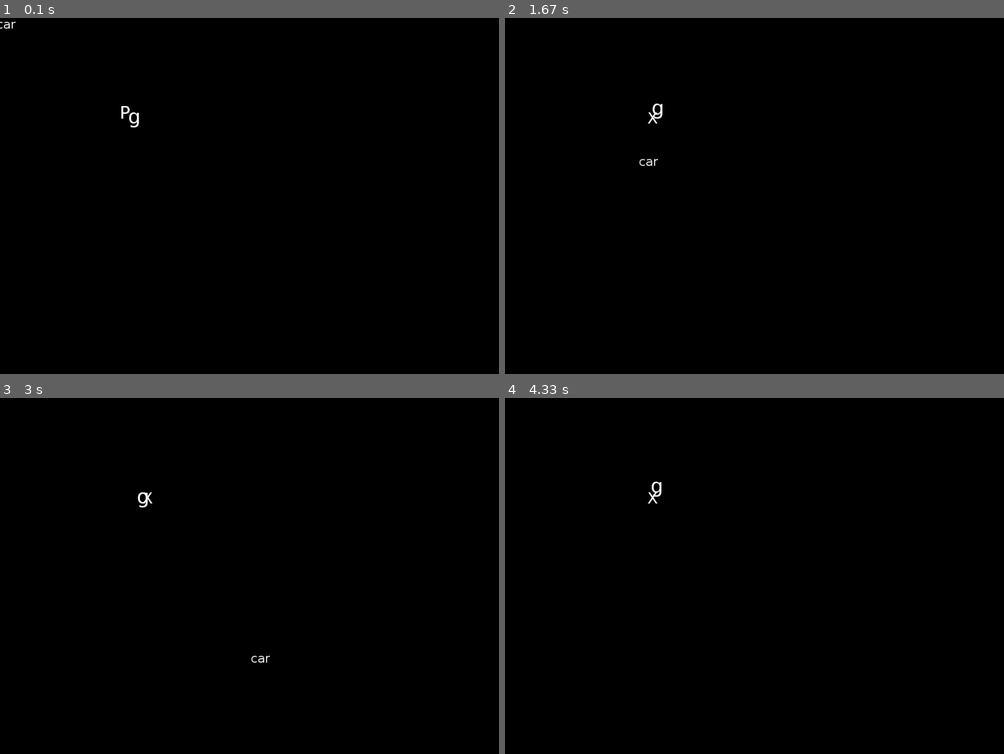
Above: before the commit, frames 1-4 (two rows, left to right).
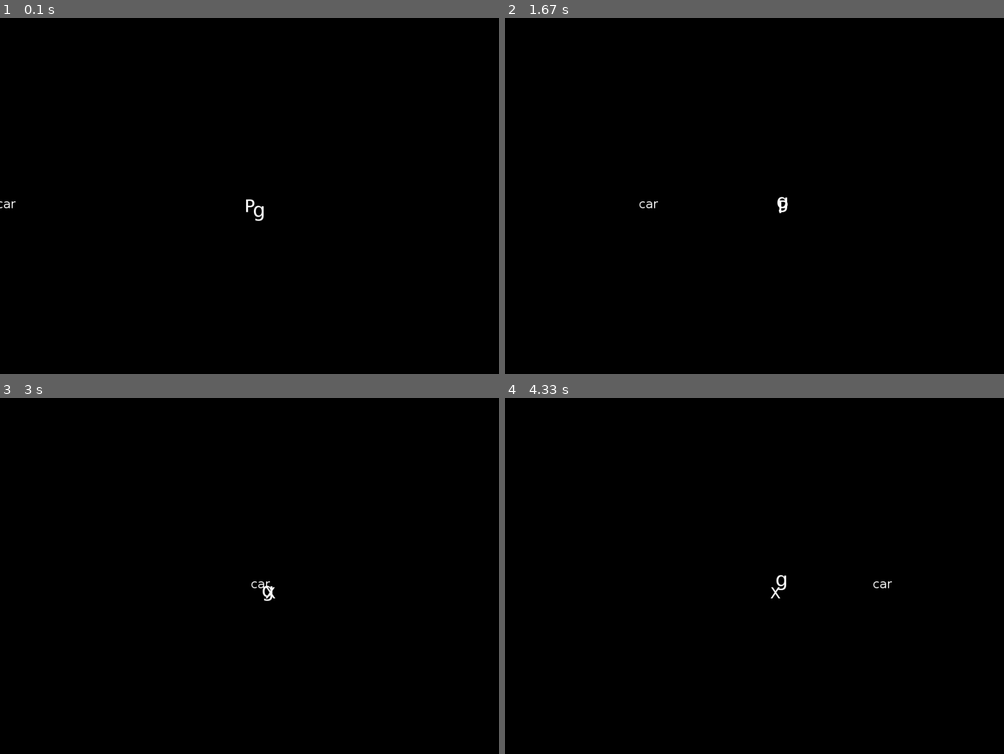
Above: after the commit, the same moments.

Repository: DanielKinsman/ghost-safety-squad-tigjamau
Game: pygame game, started from game.py
Same seed, same stepped clock (60 frames per second), same inputs: the game is played once before the commit and once after it. The source is Python 2; it was converted automatically to run under Python 3.
Inputs:
- Up to frame 1 (0.1 s): no input
- Up to frame 2 (1.67 s): tap Space at 0.33, 0.73, 1.03, 1.23, 1.57 s; hold D 0.67-1.13 s; hold W 1.17-1.47 s; hold D from 1.5 s (still down)
- Up to frame 3 (3 s): tap Space at 1.87, 2.07, 2.37, 2.63, 2.97 s; release D at 1.97 s; hold A 2-2.53 s; hold S 2.57-2.87 s; hold A from 2.9 s (still down)
- Up to frame 4 (4.33 s): tap Space at 3.27, 3.4, 3.8, 4.1 s; release A at 3.3 s; hold W 3.33-3.7 s; hold D from 3.73 s (still down)

The runs differ from the first frame. In frame 1, 0.2% of the frame differs, in the area x 0-53%, y 1-58%; in frame 2, 0.2%; in frame 3, 0.2%; in frame 4, 0.2%.

Commit message:
car goes left to right, not diagonally

Diff:
--- a/game.py
+++ b/game.py
@@ -89,11 +89,11 @@
     car = None
 
     player = Player('images/player.png')
-    player.position = euclid.Vector2(screen.get_width() / 4 + 20, screen.get_height() / 4 + 20)
+    player.position = euclid.Vector2(screen.get_width() / 2 + 20, screen.get_height() / 2 + 20)
     playerGroup = pygame.sprite.RenderUpdates(player)
 
     person = Person('images/person.png', 'images/deadperson.png', splat)
-    person.position = euclid.Vector2(screen.get_width() / 4, screen.get_height() / 4)
+    person.position = euclid.Vector2(screen.get_width() / 2, screen.get_height() / 2)
     personGroup = pygame.sprite.RenderUpdates(person)
 
     bail = False
@@ -131,7 +131,8 @@
         #sim
         if car is None:
             car = Vehicle(carimage)
-            car.velocity = euclid.Vector2(3, 3)
+            car.velocity = euclid.Vector2(3, 0)
+            car.position = euclid.Vector2(0, screen.get_height() / 2)
             carGroup.add(car)
 
         #car.velocity += (random.randint(-1, 1), random.randint(-1, 1))
